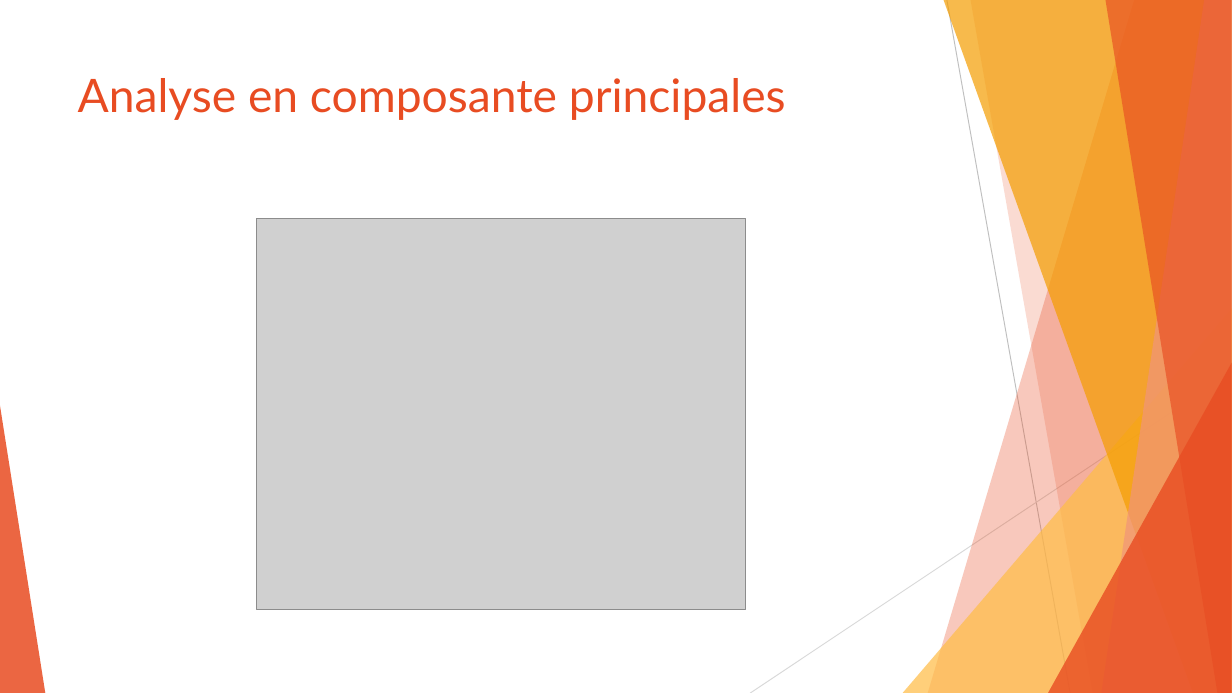
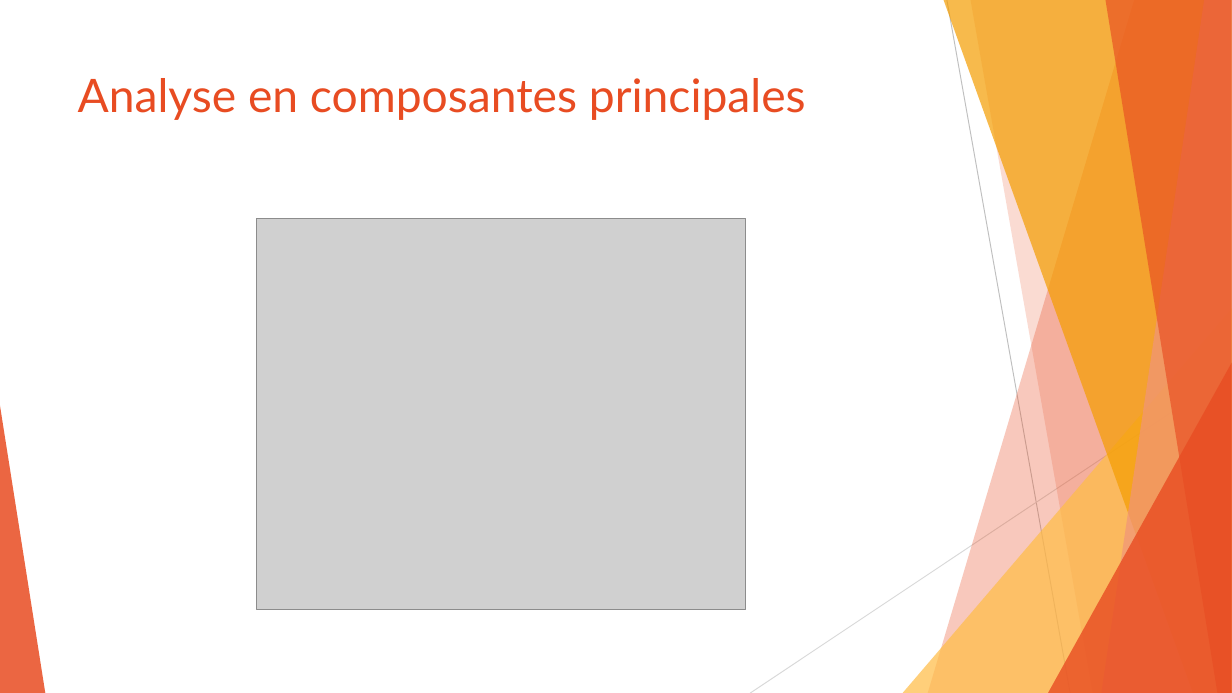
Before and after one commit to SamuelProvencher/TP-Apprentissage, a slide deck: slide 6 of PP.pptx. Drawn at 1232x693 pixels with LibreOffice and Linux fonts; fonts in the diff are those of the drawing; grey boxes stand for pictures. Boxes give left, top, right and bottom in pixels: in the first picture for what was removed or moved away, otherwise in the second. Text is boxed around its words. In the diff, an @@ line names an element or a change of style, - is before the commit and + after.

```diff
--- a/PP.pptx
+++ b/PP.pptx
@@ title at [78, 78, 806, 120]: text changed @@
-Analyse en composante principales
+Analyse en composantes principales
```
Also in this commit, not shown: 6 other slides changed, 2 slides added.
